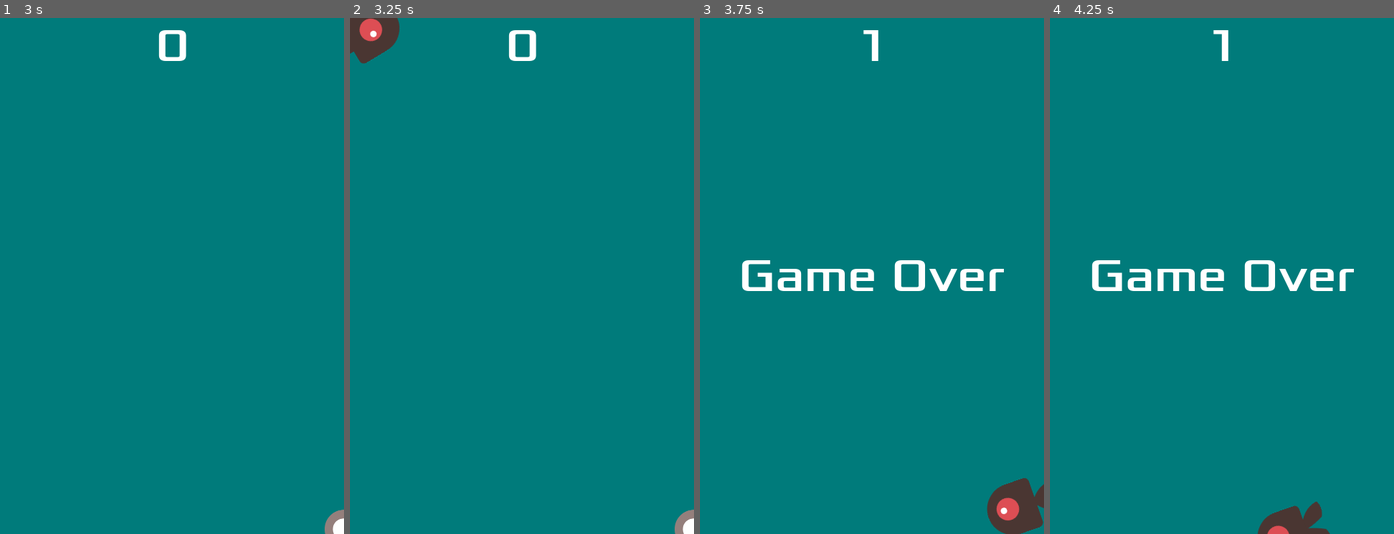
Above: before the commit, frames 1-4 (left to right).
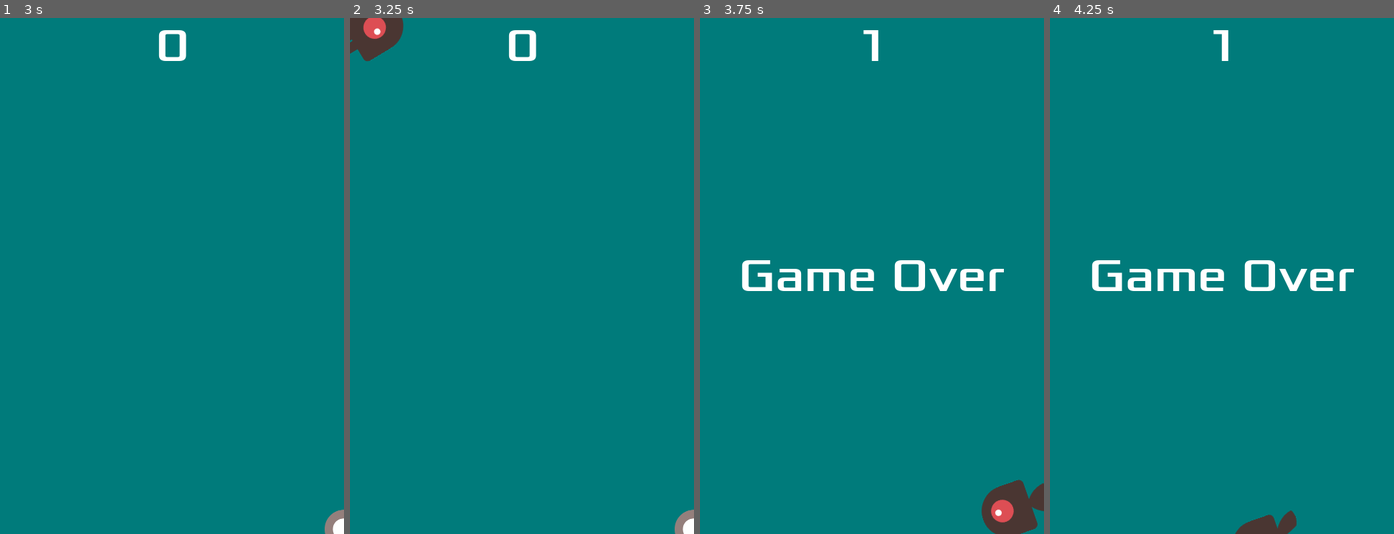
Above: after the commit, the same moments.

Repository: BryceDMonaco/LearningGodot
Game: Godot game, scene res://main.tscn
Same seed, same stepped clock (60 frames per second), same inputs: the game is played once before the commit and once after it.
Inputs:
- Up to frame 1 (3 s): click "Start" at 0.5 s; tap Enter at 1.25 s; hold Right (move_right) 1.28-2.03 s; hold Down (move_down) 2.03-2.78 s; hold Right (move_right) from 2.78 s (still down)
- Up to frame 2 (3.25 s): keep holding Right (move_right)
- Up to frame 3 (3.75 s): release Right (move_right) at 3.53 s; hold Up (move_up) from 3.53 s (still down)
- Up to frame 4 (4.25 s): keep holding Up (move_up)

Frame 1 is identical in both runs. In frame 2, 0.3% of the frame differs, in the area x 0-16%, y 0-9%; in frame 3, 0.5%; in frame 4, 0.7%, in the area x 53-82%, y 93-100%.

Commit message:
Mobs now go faster as score increases

Diff:
--- a/creeps2d/main.gd
+++ b/creeps2d/main.gd
@@ -1,6 +1,7 @@
 extends Node
 
 @export var mob_scene: PackedScene
+@export var difficulty_multiplier = 1.25
 var score
 
 # Called when the node enters the scene tree for the first time.
@@ -52,6 +53,8 @@
 
 	# Choose a random velocity for the mob and set it
 	var velocity = Vector2(randf_range(150.0, 250.0), 0.0)
+	# Slowly increase new mob speeds as the score rises
+	velocity *= (1 + (score / 100)) * difficulty_multiplier
 	mob.linear_velocity = velocity.rotated(direction)
 
 	# Actually spawn the mob
